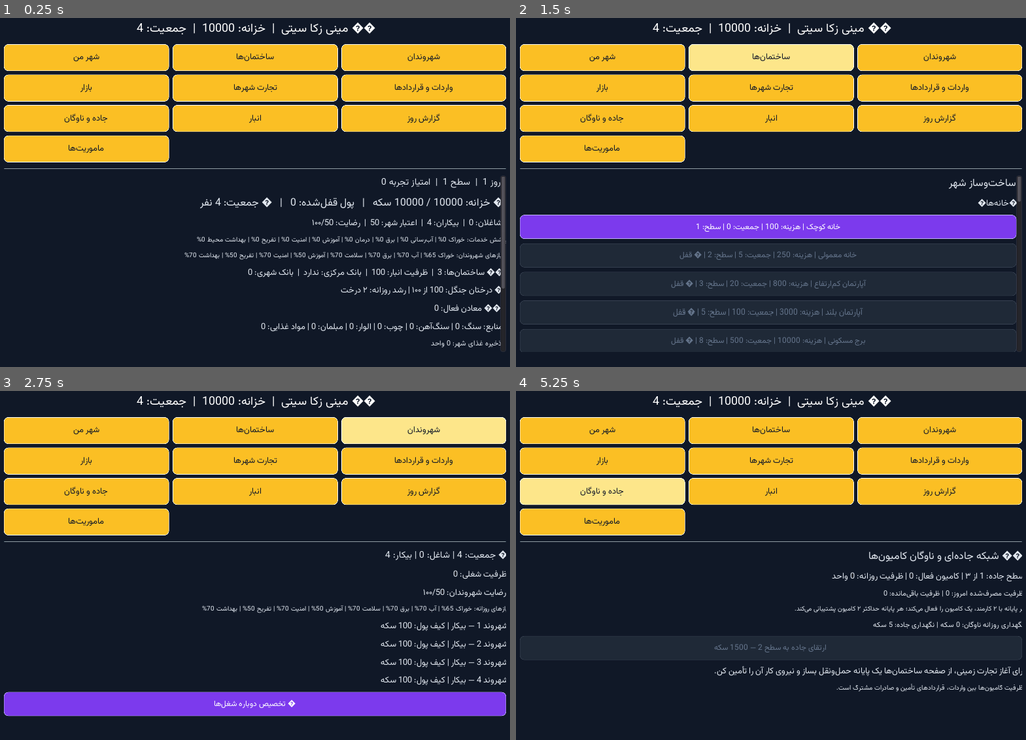
Above: before the commit, frames 1-4 (two rows, left to right).
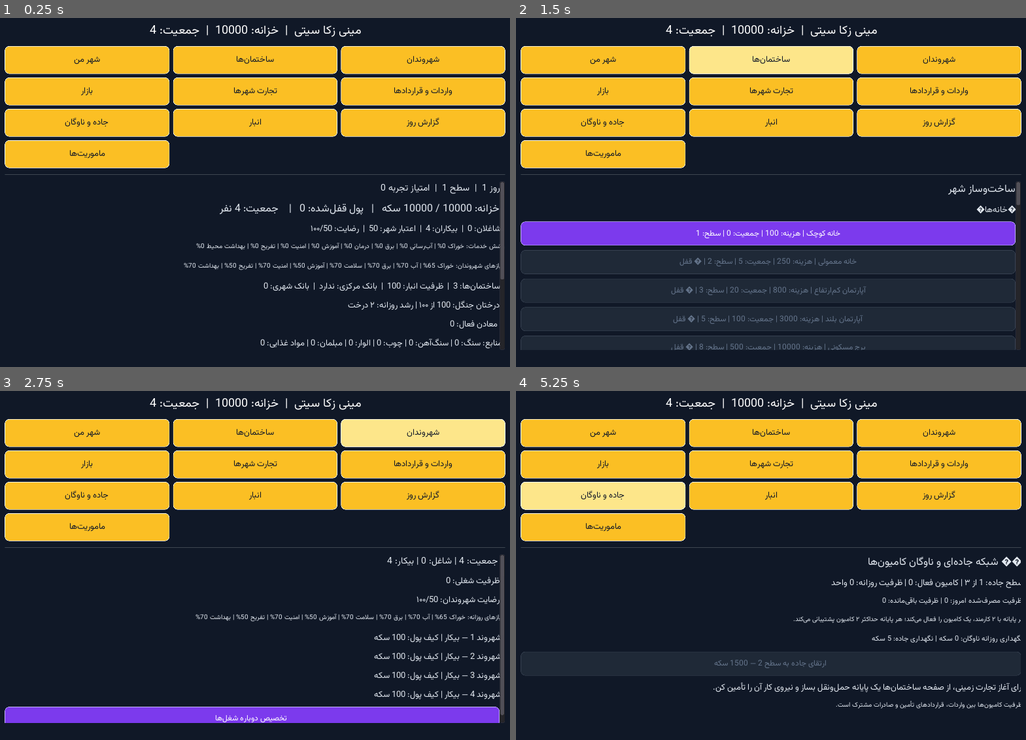
Above: after the commit, the same moments.

Repository: zekainstabot/mini-zeka-city
Game: Godot game, scene res://Main.tscn
The game is run twice, just before and just after one commit, with the same random seed, the same clock (stepped at 60 frames per second) and the same inputs.
Inputs:
- Up to frame 1 (0.25 s): no input
- Up to frame 2 (1.5 s): click "ﻦﻣ ﺮﻬﺷ" at 0.5 s; click "ﺎﻫ‌ﻥﺎﻤﺘﺧﺎﺳ" at 1.25 s
- Up to frame 3 (2.75 s): click "ﻥﺍﺪﻧﻭﺮﻬﺷ" at 2 s
- Up to frame 4 (5.25 s): click "ﺭﺍﺯﺎﺑ" at 2.75 s; click "ﺎﻫﺮﻬﺷ ﺕﺭﺎﺠﺗ" at 3.5 s; click "ﺎﻫﺩﺍﺩﺭﺍﺮﻗ ﻭ ﺕﺍﺩﺭﺍﻭ" at 4.25 s; click "ﻥﺎﮔﻭﺎﻧ ﻭ ﻩﺩﺎﺟ" at 5 s

The runs differ from the first frame. In frame 1, 15% of the frame differs, in the area x 0-100%, y 1-96%; in frame 2, 17%; in frame 3, 19%; in frame 4, 14%.

Commit message:
Improve Persian UI and mobile layout

Diff:
--- a/scripts/Main.gd
+++ b/scripts/Main.gd
@@ -32,17 +32,17 @@
 	root.anchor_right = 1
 	root.anchor_bottom = 1
 	var screen_width = get_viewport_rect().size.x
-	var compact_layout = screen_width < 760
-	root.margin_left = 12 if compact_layout else 22
-	root.margin_top = 12 if compact_layout else 18
-	root.margin_right = -12 if compact_layout else -22
-	root.margin_bottom = -12 if compact_layout else -18
-	root.add_constant_override("separation", 12)
+	var compact_layout = screen_width < 900
+	root.margin_left = 16 if compact_layout else 24
+	root.margin_top = 16 if compact_layout else 22
+	root.margin_right = -16 if compact_layout else -24
+	root.margin_bottom = -16 if compact_layout else -22
+	root.add_constant_override("separation", 14 if compact_layout else 12)
 	add_child(root)
 	header_label = Label.new()
-	header_label.text = PersianText.reshaper("🏙️ مینی زکا سیتی")
+	header_label.text = PersianText.reshaper("مینی زکا سیتی")
 	header_label.align = Label.ALIGN_CENTER
-	_apply_font(header_label, 26)
+	_apply_font(header_label, 28 if compact_layout else 26)
 	header_label.add_color_override("font_color", Color("#ffffff"))
 	root.add_child(header_label)
 	var nav = GridContainer.new()
@@ -53,9 +53,9 @@
 	for item in [{"t":"شهر من","p":"home"},{"t":"ساختمان‌ها","p":"buildings"},{"t":"شهروندان","p":"citizens"},{"t":"بازار" …(220 unchanged characters)…
 		var b = Button.new()
 		b.text = PersianText.reshaper(item.t)
-		b.rect_min_size = Vector2(0, 56)
+		b.rect_min_size = Vector2(0, 64 if compact_layout else 58)
 		b.flat = false
-		_apply_font(b, 18)
+		_apply_font(b, 21 if compact_layout else 18)
 		b.size_flags_horizontal = Control.SIZE_EXPAND_FILL
 		_style_button(b, true)
 		b.connect("pressed", self, "show_page", [item.p])
@@ -68,7 +68,7 @@
 	root.add_child(scroll)
 	content = VBoxContainer.new()
 	content.size_flags_horizontal = Control.SIZE_EXPAND_FILL
-	content.add_constant_override("separation", 10)
+	content.add_constant_override("separation", 14 if compact_layout else 10)
 	scroll.add_child(content)
 	message_label = Label.new()
 	message_label.autowrap = true
@@ -80,14 +80,14 @@
 	font_data.font_path = "res://assets/fonts/Vazirmatn.ttf"
 	ui_font = DynamicFont.new()
 	ui_font.font_data = font_data
-	ui_font.size = 18
+	ui_font.size = 20
 
 func _apply_font(control, size=18):
 	if ui_font == null:
 		return
 	var font = DynamicFont.new()
 	font.font_data = ui_font.font_data
-	font.size = size
+	font.size = int(round(float(size) * (1.18 if get_viewport_rect().size.x < 900 else 1.0)))
 	control.add_font_override("font", font)
 
 func _button_style(bg_color, border_color):
@@ -127,7 +127,9 @@
 	label.text = PersianText.reshaper(text)
 	label.align = Label.ALIGN_RIGHT
 	_apply_font(label, size)
-	label.autowrap = false
+	label.autowrap = true
+	label.size_flags_horizontal = Control.SIZE_EXPAND_FILL
+	label.rect_min_size = Vector2(0, 30)
 	label.add_color_override("font_color", Color("#e2e8f0"))
 	content.add_child(label)
 	return label
@@ -135,8 +137,8 @@
 func _add_button(text, target, callback, args=[]):
 	var button = Button.new()
 	button.text = PersianText.reshaper(text)
-	button.rect_min_size = Vector2(0, 50)
-	_apply_font(button, 17)
+	button.rect_min_size = Vector2(0, 58 if get_viewport_rect().size.x < 900 else 50)
+	_apply_font(button, 19 if get_viewport_rect().size.x < 900 else 17)
 	button.size_flags_horizontal = Control.SIZE_EXPAND_FILL
 	_style_button(button, false)
 	button.connect("pressed", target, callback, args)
@@ -154,7 +156,7 @@
 	match page:
 		"home":
 			_add_label("روز %d  |  سطح %d  |  امتیاز تجربه %d" % [s.day,s.level,s.xp], 20)
-			_add_label("💰 خزانه: %d / %d سکه   |   پول قفل‌شده: %d   |   👥 جمعیت: %d نفر" % [s.money,game.get_treasury_capacity(),game.get_locked_money(),s.population], 22)
+			_add_label(" خزانه: %d / %d سکه   |   پول قفل‌شده: %d   |    جمعیت: %d نفر" % [s.money,game.get_treasury_capacity(),game.get_locked_money(),s.population], 22)
 			_add_label("شاغلان: %d  |  بیکاران: %d  |  اعتبار شهر: %d  |  رضایت: %d/۱۰۰" % [game.get_employed_count(),game.get_unemployed_count(),s.reputation,int(s.get("satisfaction",50))])
 			var service_lines = []
 			for service_id in game.SERVICE_GROUPS.keys():
@@ -162,16 +164,16 @@
 				service_lines.append(service_name + ": " + ("فعال" if bool(s.get("services",{}).get(service_id,false)) else "ندارد"))
 			_add_label("پوشش خدمات: " + _service_summary(), 15)
 			_add_label("نیازهای شهروندان: " + _needs_summary(), 15)
-			_add_label("🏘️ ساختمان‌ها: %d  |  ظرفیت انبار: %d  |   …(311 unchanged characters)…
-			_add_label("🌳 درختان جنگل: %d از ۱۰۰ | رشد روزانه: ۲ درخت" % game.get_forest_tree_count())
-			_add_label("⛏️ معادن فعال: %d" % _active_mine_count())
+			_add_label(" ساختمان‌ها: %d  |  ظرفیت انبار: %d  |   …(311 unchanged characters)…
+			_add_label(" درختان جنگل: %d از ۱۰۰ | رشد روزانه: ۲ درخت" % game.get_forest_tree_count())
+			_add_label(" معادن فعال: %d" % _active_mine_count())
 			_add_label("منابع: "+_resource_summary())
 			_add_label("ذخیره غذای شهر: %d واحد" % int(s.resources.get("food",0)),16)
 			var home_economy = s.get("last_economy", {})
 			_add_label("آخرین تراز روزانه: %d سکه" % int(home_economy.get("net_cashflow",0)), 17)
 			_add_label("گزارش آخر:\n"+str(s.last_report), 16)
-			_add_button("🌅 پایان روز و اجرای اقتصاد", self, "advance_day")
-			_add_button("💾 ذخیره شهر", self, "save_now")
+			_add_button(" پایان روز و اجرای اقتصاد", self, "advance_day")
+			_add_button(" ذخیره شهر", self, "save_now")
 		"buildings":
 			_add_label("ساخت‌وساز شهر", 22)
 			var categories = ["خانه‌ها","کشاورزی","کارخانه‌ها","معادن","کسب‌وکارها","خدمات شهری","تفریح و فرهنگ","انبارها","زیرساخت"]
@@ -197,23 +199,23 @@
 				if str(mine.get("resource","")) == "iron_ore":
 					mine_status += " | ذخیره: %d" % int(mine.get("remaining",0))
 					if int(mine.get("remaining",0)) <= 0:
-						_add_button("🔋 شارژ معدن آهن — ۱۰۰۰ سکه", self, "refill_mine", [mine_index])
+						_add_button(" شارژ معدن آهن — ۱۰۰۰ سکه", self, "refill_mine", [mine_index])
 				_add_label("%s — %s" % [game.get_resource_definitions()[str(mine.get("resource","stone"))].name,mine_status])
 			_add_label("ساختمان‌های فعلی:", 18)
 			for i in range(s.buildings.size()):
 				var id = s.buildings[i].id
 				if int(s.buildings[i].get("balance",0)) > 0:
 					_add_label("حساب %s: %d سکه" % [str(game.get_building_definitions()[id].name),int(s.buildings[i].get("balance",0))])
-					_add_button("💰 برداشت سود %s: %d سکه" % [str(game.get_building_definitions()[id].name),int(s.buildings[i].get("balance",0))], self, "collect_profit", [i])
+					_add_button(" برداشت سود %s: %d سکه" % [str(game.get_building_definitions()[id].name),int(s.buildings[i].get("balance",0))], self, "collect_profit", [i])
 				_add_button("تخریب: "+str(game.get_building_definitions()[id].name), self, "demolish_building", [i])
 		"citizens":
-			_add_label("👥 جمعیت: %d | شاغل: %d | بیکار: %d" % [s.population,game.get_employed_count(),game.get_unemployed_count()], 20)
+			_add_label(" جمعیت: %d | شاغل: %d | بیکار: %d" % [s.population,game.get_employed_count(),game.get_unemployed_count()], 20)
 			_add_label("ظرفیت شغلی: %d" % game.get_job_capacity())
 			_add_label("رضایت شهروندان: %d/۱۰۰" % int(s.get("satisfaction",50)))
 			_add_label("نیازهای روزانه: " + _needs_summary(), 15)
 			for citizen in s.citizens:
 				_add_label("شهروند %s — %s | کیف پول: %d سکه" % [str(citizen.id),("بیکار" if citizen.job == "" else citizen.job),int(citizen.get("wallet",0))])
-			_add_button("🔄 تخصیص دوباره شغل‌ها", self, "reassign_jobs")
+			_add_button(" تخصیص دوباره شغل‌ها", self, "reassign_jobs")
 		"market":
 			_add_label("بازار شهر — قیمت‌ها بر اساس عرضه و تقاضا", 22)
 			_add_label("موجودی بازار کمتر باشد، قیمت بالاتر می‌رود؛ با افزایش موجودی، قیمت کاهش می‌یابد.", 15)
@@ -229,7 +231,7 @@
 				var sell_button = _add_button("فروش ۵ واحد "+d.name, self, "sell_item", [id,5])
 				sell_button.disabled = stock < 5 or int(s.market_stock.get(id,0)) > 95 or game.get_available_money() >= game.get_treasury_capacity()
 		"trade":
-			_add_label("🚚 تجارت با شهرهای همسایه", 22)
+			_add_label(" تجارت با شهرهای همسایه", 22)
 			_add_label("هر شهر تقاضا و ظرفیت خرید روزانه دارد. صادرات با قیمت توافقی انجام می‌شود و درآمد مستقیم به خزانه می‌رود.", 15)
 			_add_label("ظرفیت باقی‌مانده امروز:", 18)
 			for city_id in game.get_trade_cities().keys():
@@ -261,7 +263,7 @@
 				_add_label("برای آغاز تجارت زمینی، از صفحه ساختمان‌ها یک پایانه حمل‌ونقل بساز و نیروی کار آن را تأمین کن.")
 			_add_label("ظرفیت کامیون‌ها بین واردات، قراردادهای تأمین و صادرات مشترک است.",15)
 		"imports":
-			_add_label("📦 واردات و حمل‌ونقل بین‌شهری", 22)
+			_add_label(" واردات و حمل‌ونقل بین‌شهری", 22)
 			_add_label("ظرفیت کامیون آزاد امروز: %d از %d واحد" % [game.get_transport_capacity_remaining(),game.get_transport_daily_capacity()],16)
 			_add_label("هزینه کالا و ۱۰٪ کرایه حمل هنگام سفارش پرداخت می‌شود. محموله پس از ۱ یا ۲ روز می‌رسد.",15)
 			for city_id in game.get_import_cities().keys():
@@ -275,7 +277,7 @@
 					_add_label("%s | موجودی: %d | قیمت: %d سکه/واحد" % [game.get_resource_definitions()[resource_id].name,stock,price],15)
 					var import_button = _add_button("سفارش ۵ واحد "+game.get_resource_definitions()[resource_id].name+" از "+city.name,self,"import_from_city",[city_id,resource_id,5])
 					import_button.disabled = game.get_free_storage() < 5 or game.get_transport_capacity_remaining() < 5 or game.get_available_money() < (5 * price + int(ceil(float(5 * price) * 0.10)))
-			_add_label("🚚 محموله‌های در راه:",18)
+			_add_label(" محموله‌های در راه:",18)
 			if s.trade_shipments.empty():
 				_add_label("محموله‌ای در راه نیست.")
 			for shipment in s.trade_shipments:
@@ -283,7 +285,7 @@
 				var shipment_resource = game.get_resource_definitions().get(str(shipment.get("resource_id","")),{"name":"کالای نامشخص"})
 				_add_label("#%d | %s | %d واحد %s | تحویل روز %d" % [int(shipment.get("id",0)),shipment_city.name,int(shipment.get("amount",0)),shipment_resource.name,int(shipment.get("arrival_day",0))],15)
 			_add_label("آخرین سفارش: "+str(s.get("last_import_report","")),15)
-			_add_label("📑 قراردادهای واردات:",18)
+			_add_label(" قراردادهای واردات:",18)
 			if s.import_contracts.empty():
 				_add_label("قرارداد فعالی ثبت نشده است.")
 			for contract_index in range(s.import_contracts.size()):
@@ -298,13 +300,13 @@
 				var city = game.get_import_cities()[city_id]
 				_add_button("قرارداد ۷ روزه: ۲ واحد چوب از "+city.name,self,"make_import_contract",[city_id,"wood",2,7])
 		"storage":
-			_add_label("📦 مدیریت انبار", 22)
+			_add_label(" مدیریت انبار", 22)
 			_add_label("ظرفیت: %d | مصرف‌شده: %d | فضای خالی: %d" % [game.get_storage_capacity(),game.get_storage_used(),game.get_free_storage()])
-			_add_label("🌳 ذخیره درختان جنگل: %d / ۱۰۰" % game.get_forest_tree_count())
+			_add_label(" ذخیره درختان جنگل: %d / ۱۰۰" % game.get_forest_tree_count())
 			for id in game.get_resource_definitions().keys():
 				_add_label("%s: %d" % [game.get_resource_definitions()[id].name,s.resources.get(id,0)])
 		"report":
-			_add_label("📜 گزارش روزانه", 22)
+			_add_label(" گزارش روزانه", 22)
 			var report_economy = s.get("last_economy", {})
 			_add_label("درآمد مالیات: %d سکه" % int(report_economy.get("tax_income",0)))
 			_add_label("خرید شهروندان: %d سکه از %d خریدار" % [int(report_economy.get("consumer_spending",0)),int(report_economy.get("consumer_buyers",0))])
@@ -320,7 +322,7 @@
 			_add_label(str(s.last_report), 18)
 			_add_button("رفتن به روز بعد", self, "advance_day")
 		"missions":
-			_add_label("🎯 ماموریت‌های شهر", 22)
+			_add_label(" ماموریت‌های شهر", 22)
 			_add_label("با تکمیل ماموریت‌ها پاداش سکه دریافت کن.")
 			for mission_index in range(game.get_missions().size()):
 				var mission = game.get_missions()[mission_index]
@@ -335,10 +337,10 @@
 				_add_label("%s — %s" % [definition.title,status],18)
 				_add_label("%s | پیشرفت: %d/%d | جایزه: %d سکه" % [definition.description,int(mission.get("progress",0)),int(definition.goal),int(definition.reward)],15)
 				if bool(mission.get("completed",false)) and not bool(mission.get("claimed",false)):
-					_add_button("🎁 دریافت پاداش: "+str(definition.reward), self, "claim_mission", [mission_index])
+					_add_button(" دریافت پاداش: "+str(definition.reward), self, "claim_mission", [mission_index])
 		_:
 			_add_label("بخش پیدا نشد.")
-	header_label.text = PersianText.reshaper("🏙️ مینی زکا سیتی  |  خزانه: %d  |  جمعیت: %d" % [s.money,s.population])
+	header_label.text = PersianText.reshaper("مینی زکا سیتی  |  خزانه: %d  |  جمعیت: %d" % [s.money,s.population])
 
 func _service_summary():
 	var parts = []
